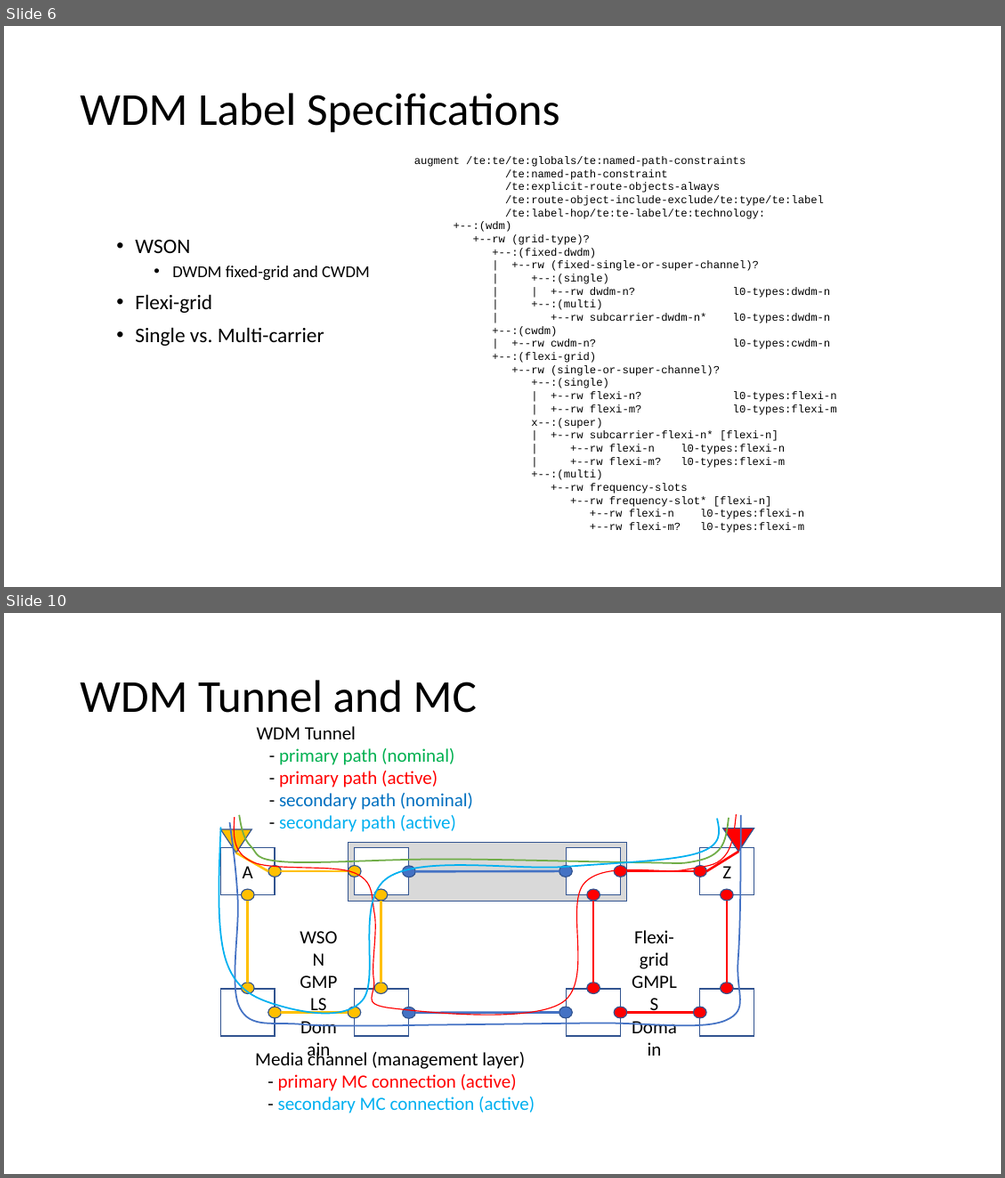
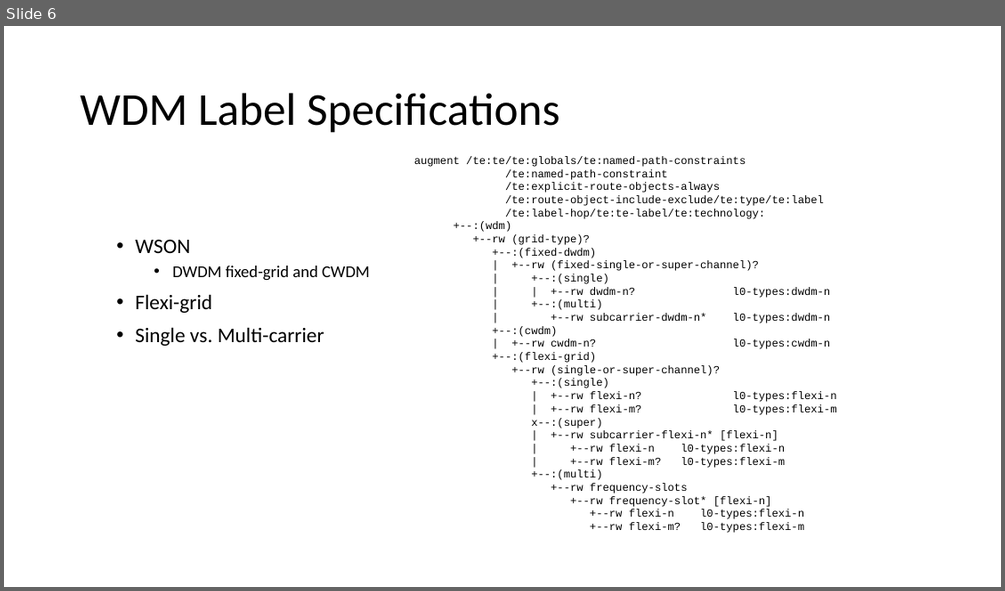
Before and after one commit to aguoietf/merged-ietf-ccamp-wdm-tunnel-yang, a slide deck: meeting-materials/draft-bgk-merged-wdm-tunnel-yang-ietf-118.pptx. Shown one above the other, each under a label of ours: slides 6 and 10 before the commit, slide 6 after it; the slides between them are not shown. The pictures are 1005x1178 and 1005x591 pixels, drawn with LibreOffice and Linux fonts; fonts in the diff are those of the drawing. Boxes give left, top, right and bottom in pixels: in the first picture for what was removed or moved away, otherwise in the second. Text is boxed around its words. In the diff, an @@ line names an element or a change of style, - is before the commit and + after.

```diff
--- a/meeting-materials/draft-bgk-merged-wdm-tunnel-yang-ietf-118.pptx
+++ b/meeting-materials/draft-bgk-merged-wdm-tunnel-yang-ietf-118.pptx
@@ slide 10 removed at (x1=4, y1=613, x2=1001, y2=1174), background #FFFFFF @@
@@ title removed at (x1=80, y1=680, x2=477, y2=713) @@
-WDM Tunnel and MC
@@ text removed at (x1=257, y1=726, x2=473, y2=832) @@
-WDM Tunnel
-- primary path (nominal)
-- primary path (active)
-- secondary path (nominal)
-- secondary path (active)
@@ freeform shape removed at (x1=218, y1=819, x2=719, y2=1013) @@
@@ freeform shape removed at (x1=230, y1=815, x2=741, y2=1026) @@
@@ freeform shape removed at (x1=234, y1=814, x2=736, y2=1014) @@
@@ freeform shape removed at (x1=240, y1=815, x2=729, y2=863) @@
@@ group removed at (x1=221, y1=828, x2=755, y2=1036): 20 ellipses, 12 lines, 9 rectangles, 2 triangles, 2 texts @@
-A
-Z
-WSON
-GMPLS
-Domain
-Flexi-grid
-GMPLS
-Domain
@@ text removed at (x1=255, y1=1049, x2=534, y2=1113) @@
-Media channel (management layer)
-- primary MC connection (active)
-- secondary MC connection (active)
```
Also in this commit, not shown: 5 slides changed, 1 other slide removed.
